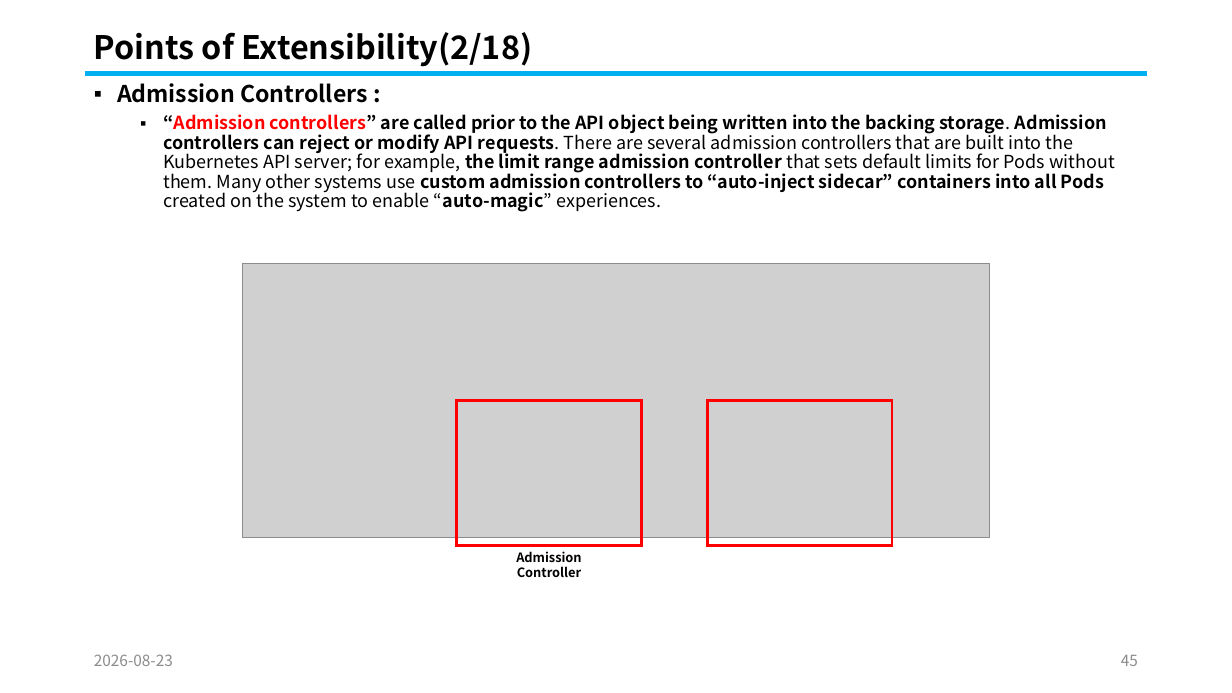
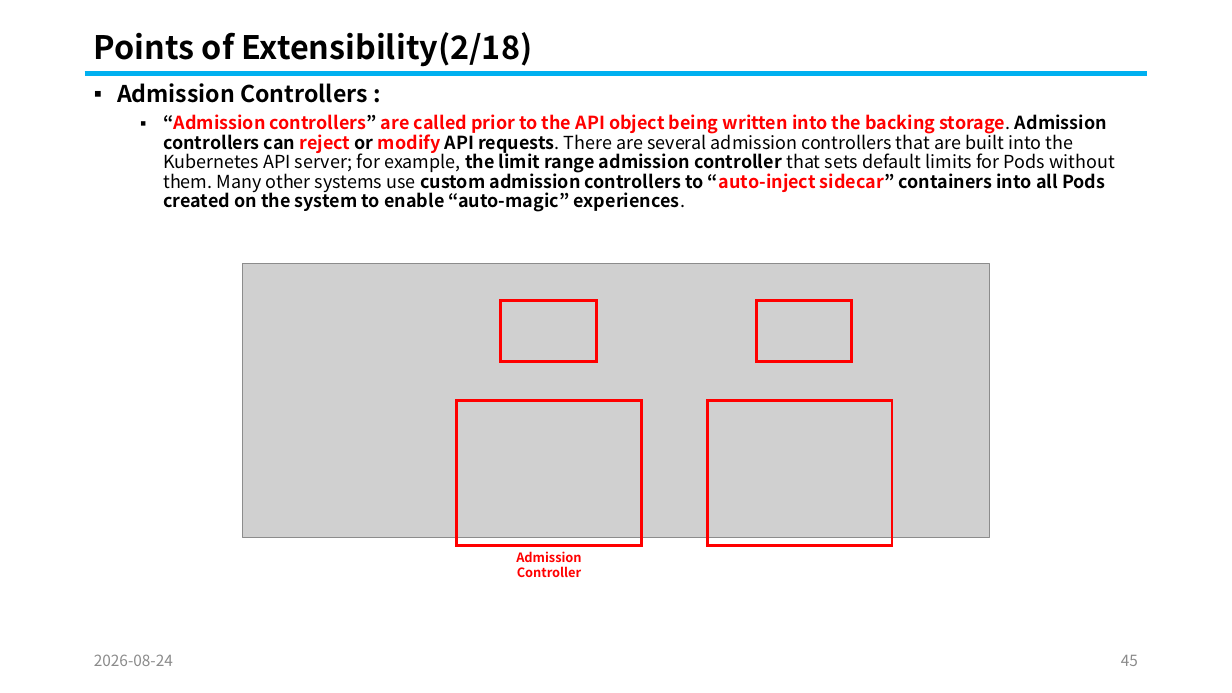
Before and after one commit to knix008/TestSimulator, a slide deck: slide 45 of Kubernetes/Kubernetes Part 05-2026.08.25.pptx. Drawn at 1232x693 pixels with LibreOffice and Linux fonts; fonts in the diff are those of the drawing; grey boxes stand for pictures. Boxes give left, top, right and bottom in pixels: in the first picture for what was removed or moved away, otherwise in the second. Text is boxed around its words. In the diff, an @@ line names an element or a change of style, - is before the commit and + after.

```diff
--- a/Kubernetes/Kubernetes Part 05-2026.08.25.pptx
+++ b/Kubernetes/Kubernetes Part 05-2026.08.25.pptx
@@ text at box(163, 114, 1115, 212): text colour #000000 to #FF0000 in "are called prior to the API object ..."; bold on in "created on the system to enable “auto-magic” ..." @@
@@ rectangle added at box(501, 300, 597, 362), outline #FF0000 2.25 pt @@
@@ rectangle added at box(756, 300, 852, 362), outline #FF0000 2.25 pt @@
@@ text "Admission Controller" at box(516, 551, 582, 577): text colour #000000 to #FF0000 @@
@@ text at box(94, 654, 173, 666): text changed @@
-2026-08-23
+2026-08-24
```
Also in this commit, not shown: 101 other slides changed, 17 other files.
